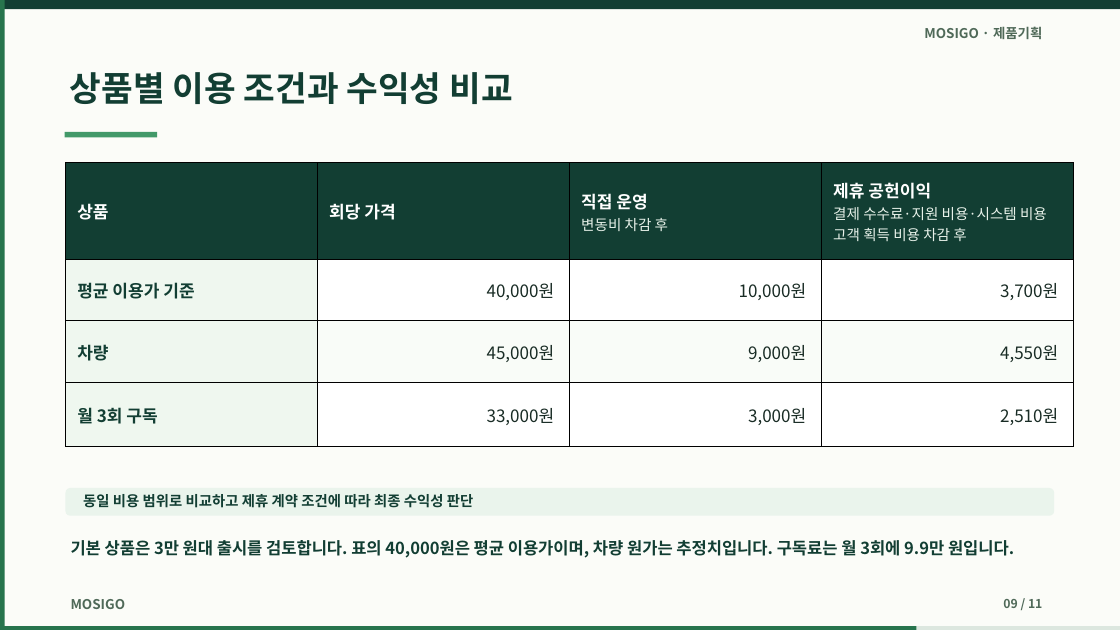
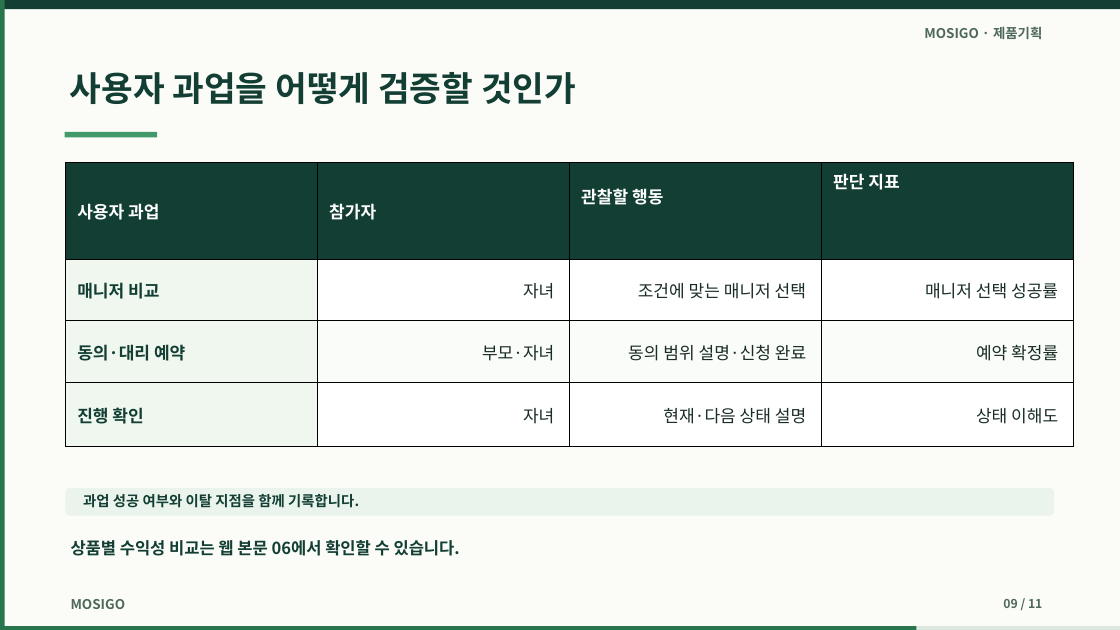
Before and after one commit to dohyunkimmm/mosigo-case-study, a slide deck: slide 9 of downloads/mosigo_report.pptx. Drawn at 1120x630 pixels with LibreOffice and Linux fonts; fonts in the diff are those of the drawing. Boxes give left, top, right and bottom in pixels: in the first picture for what was removed or moved away, otherwise in the second. Text is boxed around its words. In the diff, an @@ line names an element or a change of style, - is before the commit and + after.

```diff
--- a/downloads/mosigo_report.pptx
+++ b/downloads/mosigo_report.pptx
@@ text at <box>70,72,576,104</box>: text changed @@
-상품별 이용 조건과 수익성 비교
+사용자 과업을 어떻게 검증할 것인가
@@ table at <box>66,163,1074,447</box> @@
-row 1: 상품 | 회당 가격 | 직접 운영 변동비 차감 후 | 제휴 공헌이익 결제 수수료·지원 비용·시스템 비용 고객 획득 비용 차감 후
+row 1: 사용자 과업 | 참가자 | 관찰할 행동 | 판단 지표
-row 2: 평균 이용가 기준 | 40,000원 | 10,000원 | 3,700원
+row 2: 매니저 비교 | 자녀 | 조건에 맞는 매니저 선택 | 매니저 선택 성공률
-row 3: 차량 | 45,000원 | 9,000원 | 4,550원
+row 3: 동의·대리 예약 | 부모·자녀 | 동의 범위 설명·신청 완료 | 예약 확정률
-row 4: 월 3회 구독 | 33,000원 | 3,000원 | 2,510원
+row 4: 진행 확인 | 자녀 | 현재·다음 상태 설명 | 상태 이해도
@@ text at <box>83,494,359,508</box>: text changed @@
-동일 비용 범위로 비교하고 제휴 계약 조건에 따라 최종 수익성 판단
+과업 성공 여부와 이탈 지점을 함께 기록합니다.
@@ text at <box>71,537,460,559</box>: text changed @@
-기본 상품은 3만 원대 출시를 검토합니다. 표의 40,000원은 평균 이용가이며, 차량 원가는 추정치입니다. 구독료는 월 3회에 9.9만 원입니다.
+상품별 수익성 비교는 웹 본문 06에서 확인할 수 있습니다.
```
Also in this commit, not shown: 5 other slides changed, 14 other files.
